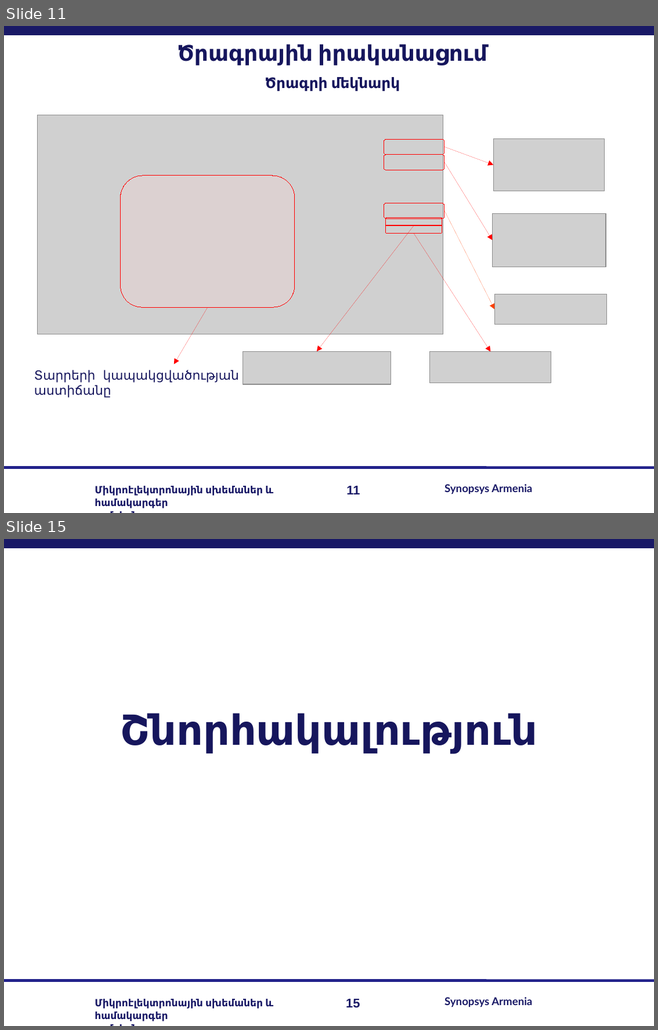
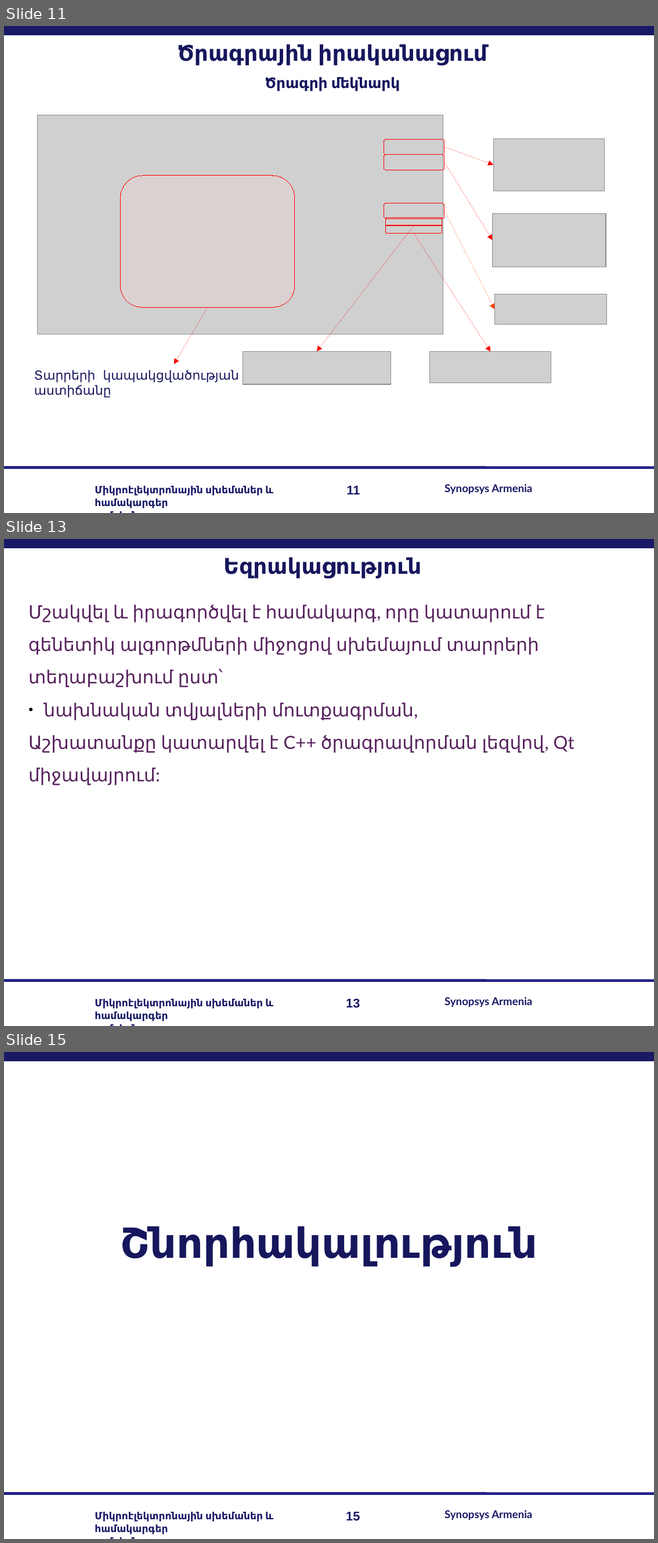
Before and after one commit to lomikist/diploma, a slide deck: reserches/հիմնական/Arman Sargsyan.odp. Shown one above the other, each under a label of ours: slides 11 and 15 before the commit, slides 11, 13 and 15 after it; the slides between them are not shown. The pictures are 658x1030 and 658x1543 pixels, drawn with LibreOffice and Linux fonts; fonts in the diff are those of the drawing; grey boxes stand for pictures; background and template pictures are left out. Boxes give left, top, right and bottom in pixels: in the first picture for what was removed or moved away, otherwise in the second. Text is boxed around its words. In the diff, an @@ line names an element or a change of style, - is before the commit and + after.

```diff
--- a/reserches/հիմնական/Arman Sargsyan.odp
+++ b/reserches/հիմնական/Arman Sargsyan.odp
@@ slide 13 added at [4, 539, 654, 1026], background #FFFFFF; not listed: 5 template elements that a slide beside it also shows @@
@@ text added at [223, 557, 421, 578], 24 pt, text #16165D, bold @@
+Եզրակացություն
@@ text added at [28, 605, 574, 785], 20 pt, text #55215B @@
+Մշակվել և իրագործվել է համակարգ, որը կատարում է գենետիկ ալգորթմների միջոցով սխեմայում տարրերի տեղաբաշխում ըստ՝
+● նախնական տվյալների մուտքագրման,
+Աշխատանքը կատարվել է C++ ծրագրավորման լեզվով, Qt միջավայրում:
```
Also in this commit, not shown: 9 slides changed, 1 slide removed, 4 other files.
